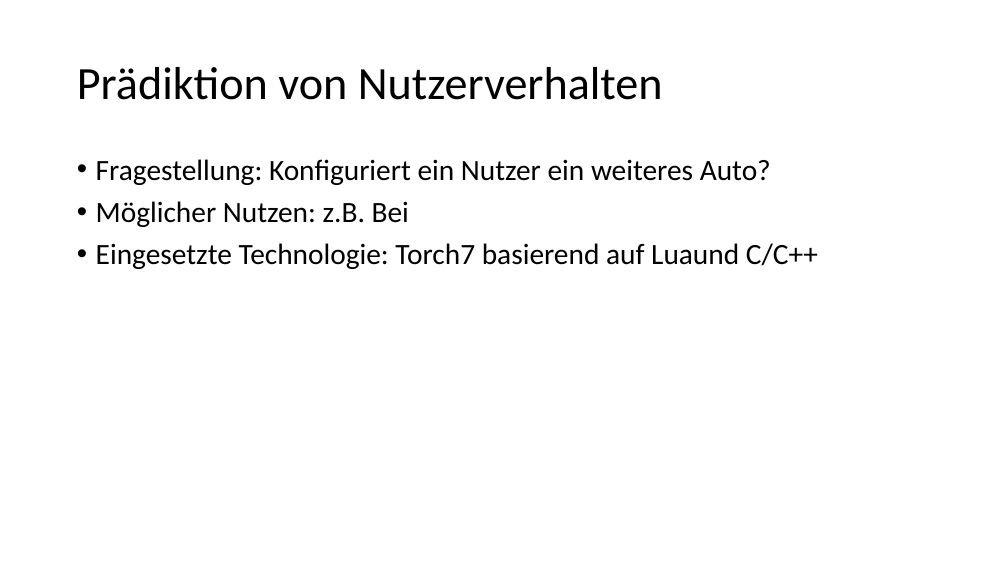
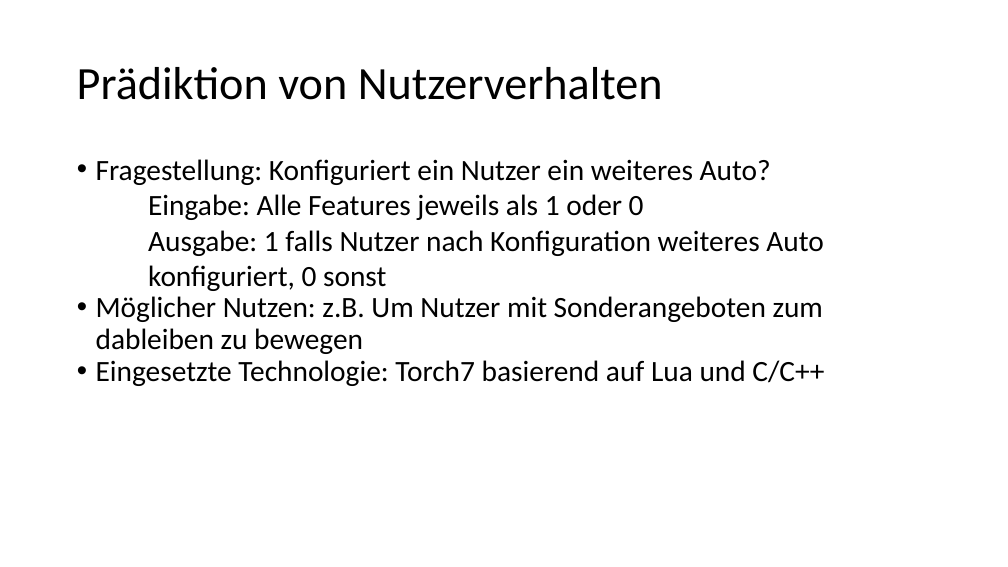
Before and after one commit to ML-KA/ag-dank, a slide deck: slide 13 of DANK Data Challenge.pptx (slide 6 before the commit). Drawn at 1008x567 pixels with LibreOffice and Linux fonts; fonts in the diff are those of the drawing. Boxes give left, top, right and bottom in pixels: in the first picture for what was removed or moved away, otherwise in the second. Text is boxed around its words. In the diff, an @@ line names an element or a change of style, - is before the commit and + after.

```diff
--- a/DANK Data Challenge.pptx
+++ b/DANK Data Challenge.pptx
@@ text at box(96, 194, 824, 386): text changed @@
-• Möglicher Nutzen: z.B. Bei
-• Eingesetzte Technologie: Torch7 basierend auf Luaund C/C++
+  − Eingabe: Alle Features jeweils als 1 oder 0
+  − Ausgabe: 1 falls Nutzer nach Konfiguration weiteres Auto konfiguriert, 0 sonst
+• Möglicher Nutzen: z.B. Um Nutzer mit Sonderangeboten zum dableiben zu bewegen
+• Eingesetzte Technologie: Torch7 basierend auf Lua und C/C++
```
Also in this commit, not shown: 6 other slides changed, 11 slides added, 1 other file.
